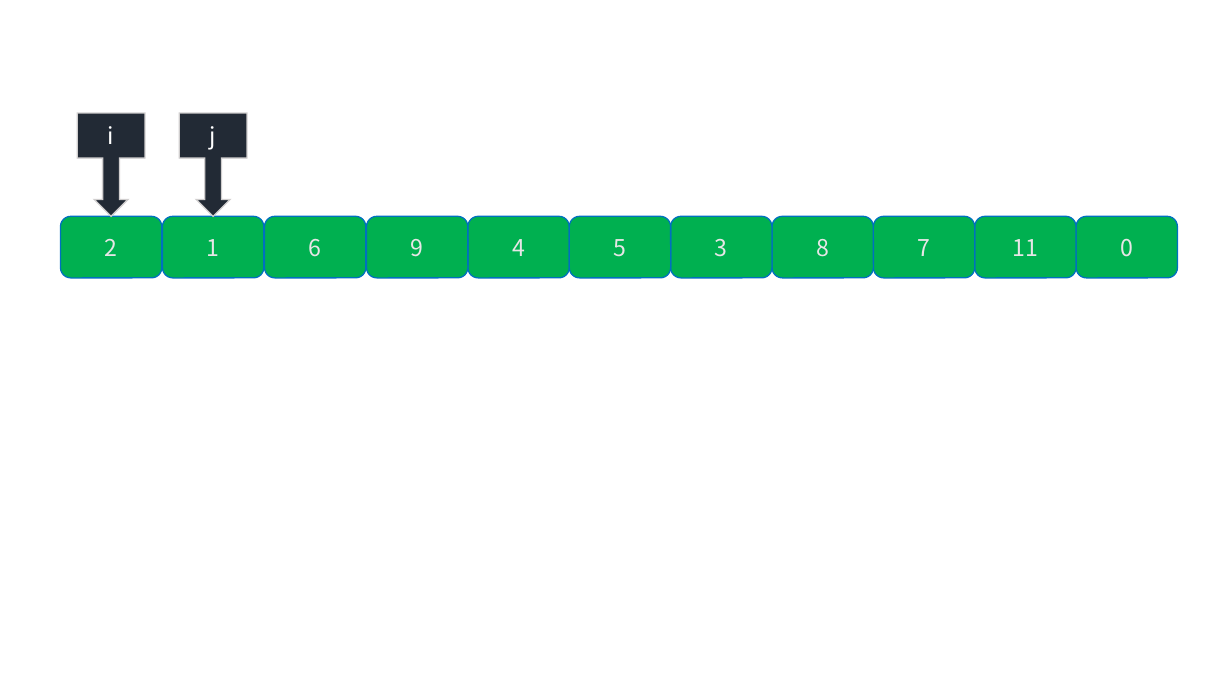
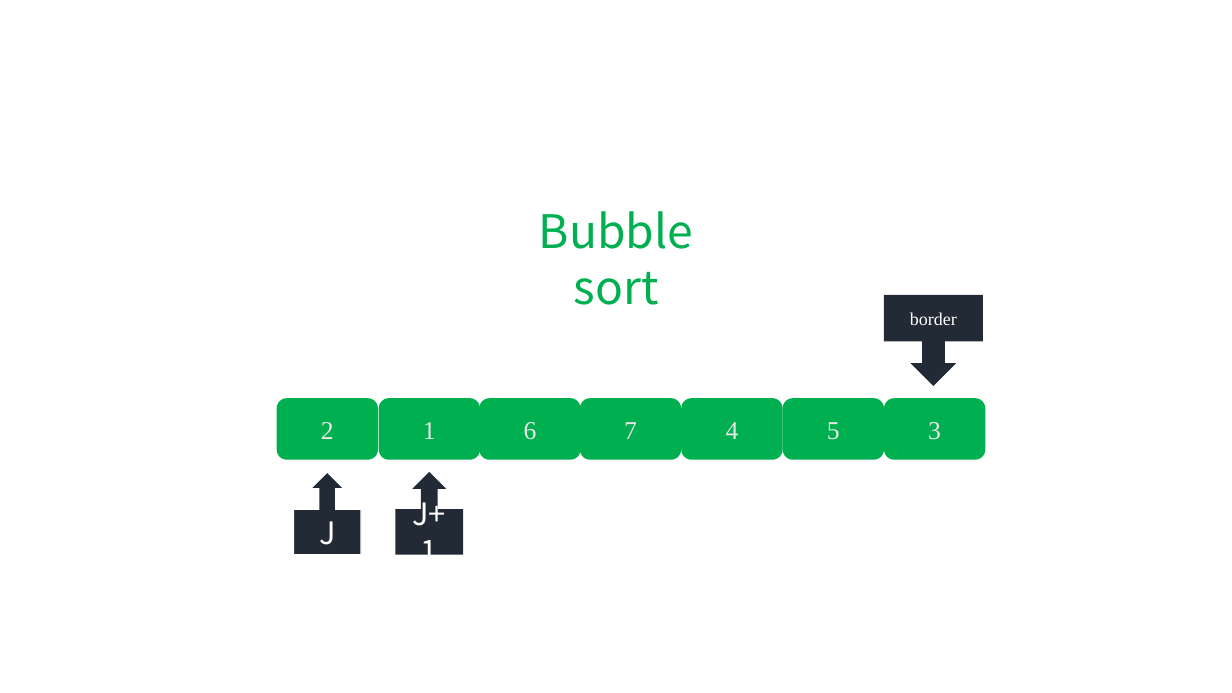
Before and after one commit to grayondream/algorithm-forth, a slide deck: slide 1 of ppt/sort.pptx. Drawn at 1232x693 pixels with LibreOffice and Linux fonts; fonts in the diff are those of the drawing. Boxes give left, top, right and bottom in pixels: in the first picture for what was removed or moved away, otherwise in the second. Text is boxed around its words. In the diff, an @@ line names an element or a change of style, - is before the commit and + after.

```diff
--- a/ppt/sort.pptx
+++ b/ppt/sort.pptx
@@ down arrow callout removed at <box>78,113,145,216</box> @@
-i
@@ rounded rectangle removed at <box>367,216,469,278</box> @@
-9
@@ text added at <box>539,211,693,305</box>, 36 pt, text #00B050 @@
+Bubble sort
@@ rounded rectangle removed at <box>773,216,874,278</box> @@
-8
@@ rounded rectangle removed at <box>975,216,1077,278</box> @@
-11
@@ rounded rectangle removed at <box>1077,216,1178,278</box> @@
-0
@@ down arrow callout added at <box>884,295,983,386</box>, fill #222A35, 14 pt, text #FFFFFF @@
+border
@@ size 18 to 20 pt, font Noto Sans CJK SC to Times New Roman; outline #0070C0 1 pt to none in 7 elements at <box>276,398,378,460</box>, <box>379,398,481,460</box>, <box>480,398,581,460</box>, <box>681,398,783,460</box>, <box>884,398,986,460</box>, <box>783,398,884,460</box>, <box>580,398,682,460</box> @@
@@ rounded rectangle "7": place and size @@
-rounded rectangle "7" at <box>873,216,975,278</box>
+rounded rectangle "7" at <box>580,398,682,460</box>
@@ 6 rounded rectangles: place and size @@
-6 rounded rectangles at <box>60,216,773,278</box>
+6 rounded rectangles at <box>276,398,986,460</box>
@@ up arrow callout "J": place and size @@
-up arrow callout "J" at <box>179,113,247,216</box>
+up arrow callout "J" at <box>294,472,361,555</box>
@@ up arrow callout "J" at <box>294,472,361,555</box>: down arrow callout to up arrow callout; outline #D0CECE 1 pt to #FFFFFF 1 pt @@
@@ up arrow callout added at <box>396,472,463,555</box>, fill #222A35, 24 pt, text #FFFFFF @@
+J+1
@@ text in up arrow callout at <box>319,521,335,545</box>: text changed; size 18 to 24 pt @@
-j
+J
```
Also in this commit, not shown: 2 other files.
